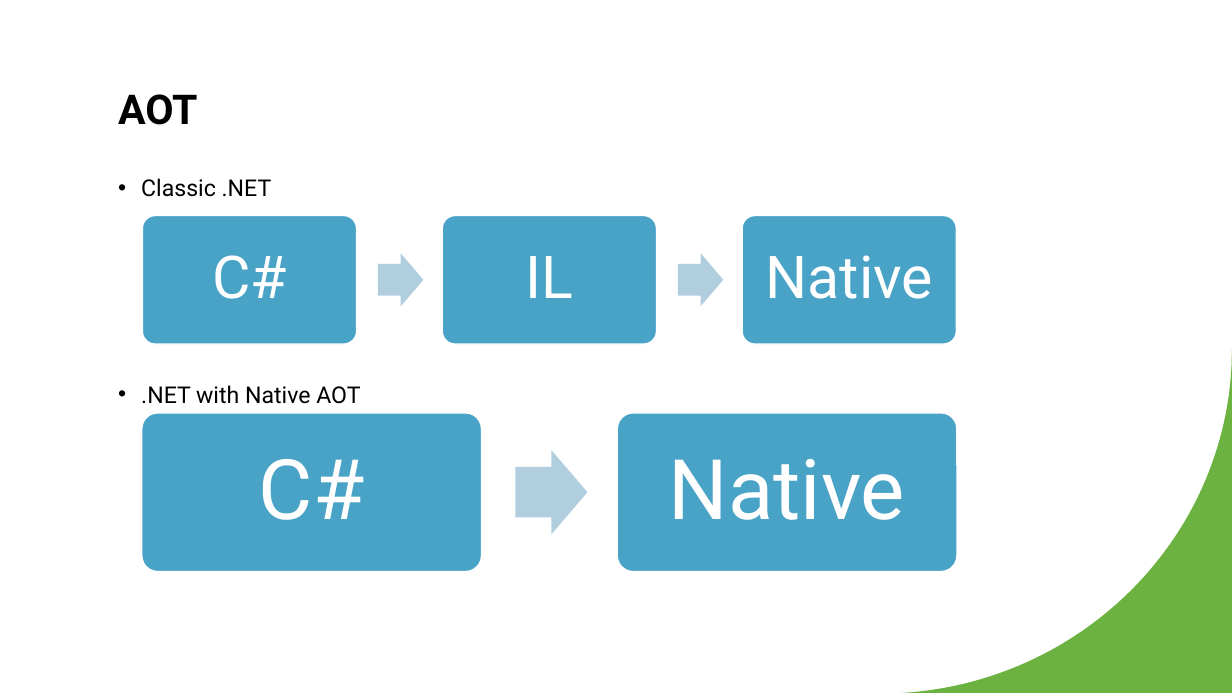
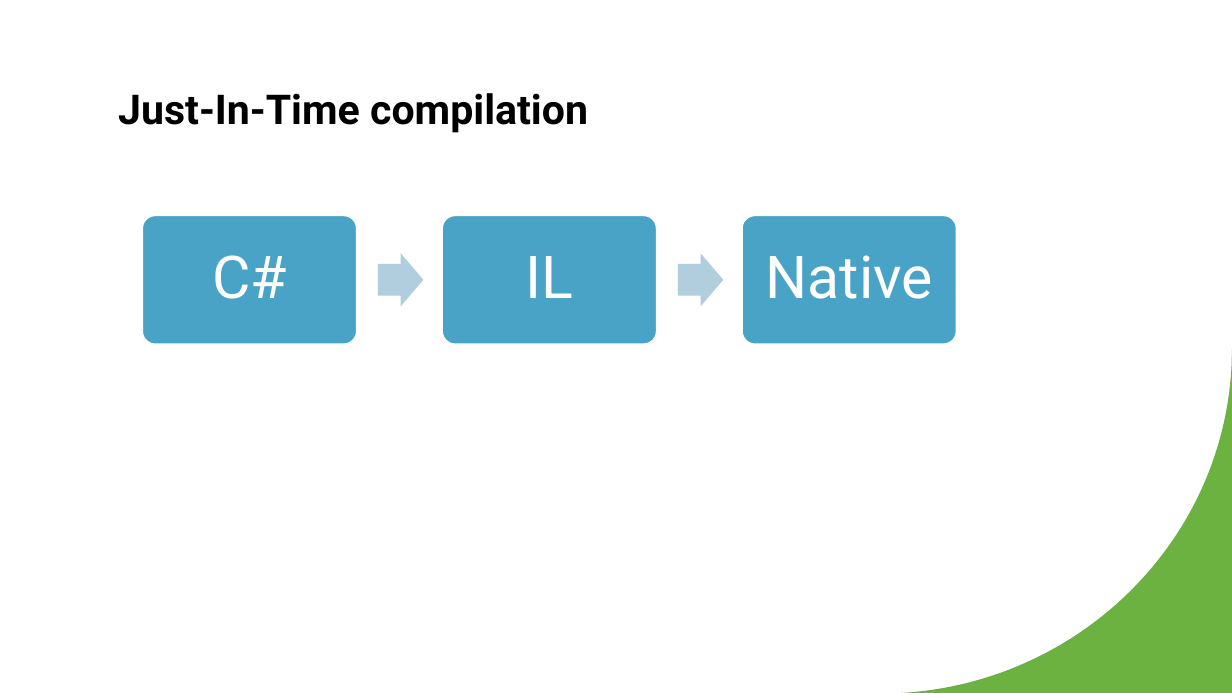
Before and after one commit to NicoVermeir/DotnetAbc, a slide deck: slide 28 of dotnet abc.pptx (slide 23 before the commit). Drawn at 1232x693 pixels with LibreOffice and Linux fonts; fonts in the diff are those of the drawing. Boxes give left, top, right and bottom in pixels: in the first picture for what was removed or moved away, otherwise in the second. Text is boxed around its words. In the diff, an @@ line names an element or a change of style, - is before the commit and + after.

```diff
--- a/dotnet abc.pptx
+++ b/dotnet abc.pptx
@@ title at box(118, 93, 588, 133): text changed @@
-AOT
+Just-In-Time compilation
@@ text removed at box(141, 178, 360, 404) @@
-• Classic .NET
-• .NET with Native AOT
@@ group removed at box(142, 413, 958, 572): 2 rounded rectangles, 2 texts, 1 right arrow @@
-C#
-Native
```
Also in this commit, not shown: 7 other slides changed, 12 slides added.
